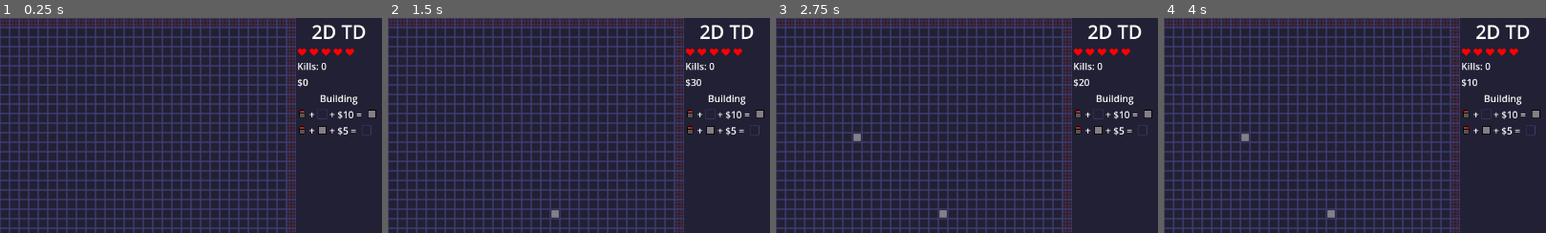
Above: before the commit, frames 1-4 (left to right).
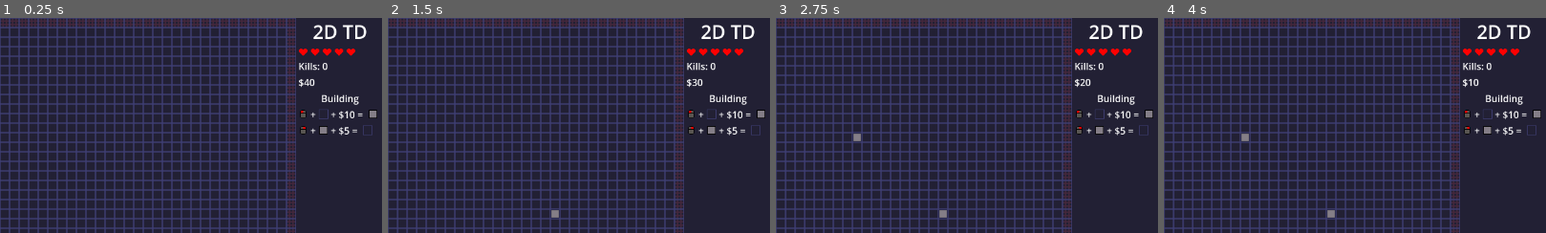
Above: after the commit, the same moments.

Repository: miatribe/2DTD
Game: Godot game, scene res://Scenes/Level.tscn
Two runs of this game, one before a commit and one after it. Both use one fixed random seed, a clock stepped at 60 frames per second and the inputs below.
Inputs (mouse positions are % of the whole screen's width and height, from its top left):
- Up to frame 1 (0.25 s): no input
- Up to frame 2 (1.5 s): tap Enter at 0.5 s; move the mouse to (72, 45) at 0.52 s; press the mouse at (72, 45) at 0.53 s; tap Space at 1.25 s; move the mouse to (30, 55) at 1.27 s; release the mouse at (30, 55) at 1.28 s; right-click (30, 55) at 1.35 s
- Up to frame 3 (2.75 s): tap Enter at 2 s; move the mouse to (60, 28) at 2.02 s; press the mouse at (60, 28) at 2.03 s
- Up to frame 4 (4 s): move the mouse to (45, 70) at 2.77 s; release the mouse at (45, 70) at 2.78 s; right-click (45, 70) at 2.85 s; tap Space at 3.5 s; move the mouse to (80, 65) at 3.52 s; press the mouse at (80, 65) at 3.53 s
The pictures show only the part of the screen within x 50-100%, y 0-50%; the shares and areas given below are measured in that part.

The runs differ from the first frame. In frame 1, 1.7% of the frame differs, in the area x 78-99%, y 3-55%; in frame 2, 1.7%; in frame 3, 1.7%; in frame 4, 1.7%.

Commit message:
Gameover
Game can now be lost (and restarted)

Diff:
--- a/Scenes/Level.tscn
+++ b/Scenes/Level.tscn
@@ -37,6 +37,189 @@
 tile_map_data = PackedByteArray("AAAAAAAAAAADAAAAAAAAAAEAAAADAAAAAAAAAAIAAAADAAAAAAAAAAMAAAADAAAAAAAAAAQAAAADAAAAAAAAAA …(57520 unchanged characters)…
 tile_set = SubResource("TileSet_2yc0g")
 
+[node name="UI" type="Node2D" parent="."]
+z_index = 5
+texture_filter = 1
+script = ExtResource("6_drfic")
+
+[node name="Sidebar" type="VBoxContainer" parent="UI"]
+offset_left = 1140.0
+offset_right = 1280.0
+offset_bottom = 200.0
+size_flags_horizontal = 8
+size_flags_vertical = 0
+
+[node name="Title" type="Label" parent="UI/Sidebar"]
+texture_filter = 1
+layout_mode = 2
+theme_override_font_sizes/font_size = 32
+text = "2D TD"
+horizontal_alignment = 1
+
+[node name="Lives" type="HBoxContainer" parent="UI/Sidebar"]
+texture_filter = 1
+custom_minimum_size = Vector2(0, 16)
+layout_mode = 2
+
+[node name="H1" type="TextureRect" parent="UI/Sidebar/Lives"]
+texture_filter = 1
+layout_mode = 2
+texture = ExtResource("7_l1e7k")
+stretch_mode = 3
+flip_h = true
+
+[node name="H2" type="TextureRect" parent="UI/Sidebar/Lives"]
+layout_mode = 2
+texture = ExtResource("7_l1e7k")
+stretch_mode = 3
+flip_h = true
+
+[node name="H3" type="TextureRect" parent="UI/Sidebar/Lives"]
+layout_mode = 2
+texture = ExtResource("7_l1e7k")
+stretch_mode = 3
+flip_h = true
+
+[node name="H4" type="TextureRect" parent="UI/Sidebar/Lives"]
+layout_mode = 2
+texture = ExtResource("7_l1e7k")
+stretch_mode = 3
+flip_h = true
+
+[node name="H5" type="TextureRect" parent="UI/Sidebar/Lives"]
+layout_mode = 2
+texture = ExtResource("7_l1e7k")
+stretch_mode = 3
+flip_h = true
+
+[node name="Kills" type="Label" parent="UI/Sidebar"]
+texture_filter = 1
+layout_mode = 2
+theme_override_font_sizes/font_size = 16
+text = "Kills: 0
+"
+
+[node name="Money" type="Label" parent="UI/Sidebar"]
+texture_filter = 1
+layout_mode = 2
+theme_override_font_sizes/font_size = 16
+text = "$0
+"
+
+[node name="Building" type="Label" parent="UI/Sidebar"]
+texture_filter = 1
+layout_mode = 2
+theme_override_font_sizes/font_size = 16
+text = "Building
+"
+horizontal_alignment = 1
+
+[node name="AddTower" type="HBoxContainer" parent="UI/Sidebar"]
+layout_mode = 2
+
+[node name="TextureRect" type="TextureRect" parent="UI/Sidebar/AddTower"]
+layout_mode = 2
+texture = ExtResource("7_2686v")
+stretch_mode = 3
+
+[node name="Label" type="Label" parent="UI/Sidebar/AddTower"]
+layout_mode = 2
+text = "+"
+
+[node name="TextureRect3" type="TextureRect" parent="UI/Sidebar/AddTower"]
+clip_contents = true
+custom_minimum_size = Vector2(16, 16)
+layout_mode = 2
+texture = ExtResource("8_iqdoq")
+stretch_mode = 3
+
+[node name="Label2" type="Label" parent="UI/Sidebar/AddTower"]
+layout_mode = 2
+text = "+ $10 = "
+
+[node name="TextureRect2" type="TextureRect" parent="UI/Sidebar/AddTower"]
+layout_mode = 2
+texture = ExtResource("9_i5fta")
+stretch_mode = 3
+
+[node name="RemoveTower" type="HBoxContainer" parent="UI/Sidebar"]
+layout_mode = 2
+
+[node name="TextureRect" type="TextureRect" parent="UI/Sidebar/RemoveTower"]
+layout_mode = 2
+texture = ExtResource("7_2686v")
+stretch_mode = 3
+flip_h = true
+
+[node name="Label" type="Label" parent="UI/Sidebar/RemoveTower"]
+layout_mode = 2
+text = "+"
+
+[node name="TextureRect2" type="TextureRect" parent="UI/Sidebar/RemoveTower"]
+layout_mode = 2
+texture = ExtResource("9_i5fta")
+stretch_mode = 3
+
+[node name="Label2" type="Label" parent="UI/Sidebar/RemoveTower"]
+layout_mode = 2
+text = "+ $5 = "
+
+[node name="TextureRect3" type="TextureRect" parent="UI/Sidebar/RemoveTower"]
+clip_contents = true
+custom_minimum_size = Vector2(16, 16)
+layout_mode = 2
+texture = ExtResource("8_iqdoq")
+stretch_mode = 3
+
+[node name="Upgrade" type="Label" parent="UI/Sidebar"]
+visible = false
+texture_filter = 1
+layout_mode = 2
+theme_override_font_sizes/font_size = 16
+text = "Upgrade
+"
+horizontal_alignment = 1
+
+[node name="Gameover" type="ColorRect" parent="UI"]
+process_mode = 2
+visible = false
+anchors_preset = 15
+anchor_right = 1.0
+anchor_bottom = 1.0
+offset_right = 1280.0
+offset_bottom = 720.0
+grow_horizontal = 2
+grow_vertical = 2
+color = Color(0.0784314, 0.0784314, 0.0784314, 0.741176)
+
+[node name="VBoxContainer" type="VBoxContainer" parent="UI/Gameover"]
+layout_mode = 1
+anchors_preset = 8
+anchor_left = 0.5
+anchor_top = 0.5
+anchor_right = 0.5
+anchor_bottom = 0.5
+offset_left = -43.0
+offset_top = -29.0
+offset_right = 44.0
+offset_bottom = 29.0
+grow_horizontal = 2
+grow_vertical = 2
+
+[node name="Label" type="Label" parent="UI/Gameover/VBoxContainer"]
+layout_mode = 2
+theme_override_font_sizes/font_size = 31
+text = "Game Over
+"
+
+[node name="Button" type="Button" parent="UI/Gameover/VBoxContainer"]
+layout_mode = 2
+text = "Restart"
+
+[node name="Player" type="Node" parent="." node_paths=PackedStringArray("td")]
+script = ExtResource("10_0dwem")
+td = NodePath("../TowerDefence")
+
 [node name="TowerDefence" type="Node" parent="." node_paths=PackedStringArray("tile_map")]
 script = ExtResource("2_271s4")
 tile_map = NodePath("../TileMap")
@@ -57,155 +240,5 @@
 [node name="TargetPos" type="Marker2D" parent="TowerDefence"]
 position = Vector2(1112, 696)
 
-[node name="UI" type="Node2D" parent="."]
-texture_filter = 1
-position = Vector2(1136, 0)
-script = ExtResource("6_drfic")
-
-[node name="MarginContainer" type="MarginContainer" parent="UI"]
-offset_right = 144.0
-offset_bottom = 72.0
-
-[node name="VBoxContainer" type="VBoxContainer" parent="UI"]
-offset_left = 2.0
-offset_right = 142.0
-offset_bottom = 72.0
-size_flags_horizontal = 4
-size_flags_vertical = 0
-
-[node name="Title" type="Label" parent="UI/VBoxContainer"]
-texture_filter = 1
-layout_mode = 2
-theme_override_font_sizes/font_size = 32
-text = "2D TD"
-horizontal_alignment = 1
-
-[node name="Lives" type="HBoxContainer" parent="UI/VBoxContainer"]
-texture_filter = 1
-custom_minimum_size = Vector2(0, 16)
-layout_mode = 2
-
-[node name="H1" type="TextureRect" parent="UI/VBoxContainer/Lives"]
-texture_filter = 1
-layout_mode = 2
-texture = ExtResource("7_l1e7k")
-stretch_mode = 3
-flip_h = true
-
-[node name="H2" type="TextureRect" parent="UI/VBoxContainer/Lives"]
-layout_mode = 2
-texture = ExtResource("7_l1e7k")
-stretch_mode = 3
-flip_h = true
-
-[node name="H3" type="TextureRect" parent="UI/VBoxContainer/Lives"]
-layout_mode = 2
-texture = ExtResource("7_l1e7k")
-stretch_mode = 3
-flip_h = true
-
-[node name="H4" type="TextureRect" parent="UI/VBoxContainer/Lives"]
-layout_mode = 2
-texture = ExtResource("7_l1e7k")
-stretch_mode = 3
-flip_h = true
-
-[node name="H5" type="TextureRect" parent="UI/VBoxContainer/Lives"]
-layout_mode = 2
-texture = ExtResource("7_l1e7k")
-stretch_mode = 3
-flip_h = true
-
-[node name="Kills" type="Label" parent="UI/VBoxContainer"]
-texture_filter = 1
-layout_mode = 2
-theme_override_font_sizes/font_size = 16
-text = "Kills: 0
-"
-
-[node name="Money" type="Label" parent="UI/VBoxContainer"]
-texture_filter = 1
-layout_mode = 2
-theme_override_font_sizes/font_size = 16
-text = "$0
-"
-
-[node name="Building" type="Label" parent="UI/VBoxContainer"]
-texture_filter = 1
-layout_mode = 2
-theme_override_font_sizes/font_size = 16
-text = "Building
-"
-horizontal_alignment = 1
-
-[node name="AddTower" type="HBoxContainer" parent="UI/VBoxContainer"]
-layout_mode = 2
-
-[node name="TextureRect" type="TextureRect" parent="UI/VBoxContainer/AddTower"]
-layout_mode = 2
-texture = ExtResource("7_2686v")
-stretch_mode = 3
-
-[node name="Label" type="Label" parent="UI/VBoxContainer/AddTower"]
-layout_mode = 2
-text = "+"
-
-[node name="TextureRect3" type="TextureRect" parent="UI/VBoxContainer/AddTower"]
-clip_contents = true
-custom_minimum_size = Vector2(16, 16)
-layout_mode = 2
-texture = ExtResource("8_iqdoq")
-stretch_mode = 3
-
-[node name="Label2" type="Label" parent="UI/VBoxContainer/AddTower"]
-layout_mode = 2
-text = "+ $10 = "
-
-[node name="TextureRect2" type="TextureRect" parent="UI/VBoxContainer/AddTower"]
-layout_mode = 2
-texture = ExtResource("9_i5fta")
-stretch_mode = 3
-
-[node name="RemoveTower" type="HBoxContainer" parent="UI/VBoxContainer"]
-layout_mode = 2
-
-[node name="TextureRect" type="TextureRect" parent="UI/VBoxContainer/RemoveTower"]
-layout_mode = 2
-texture = ExtResource("7_2686v")
-stretch_mode = 3
-flip_h = true
-
-[node name="Label" type="Label" parent="UI/VBoxContainer/RemoveTower"]
-layout_mode = 2
-text = "+"
-
-[node name="TextureRect2" type="TextureRect" parent="UI/VBoxContainer/RemoveTower"]
-layout_mode = 2
-texture = ExtResource("9_i5fta")
-stretch_mode = 3
-
-[node name="Label2" type="Label" parent="UI/VBoxContainer/RemoveTower"]
-layout_mode = 2
-text = "+ $5 = "
-
-[node name="TextureRect3" type="TextureRect" parent="UI/VBoxContainer/RemoveTower"]
-clip_contents = true
-custom_minimum_size = Vector2(16, 16)
-layout_mode = 2
-texture = ExtResource("8_iqdoq")
-stretch_mode = 3
-
-[node name="Upgrade" type="Label" parent="UI/VBoxContainer"]
-visible = false
-texture_filter = 1
-layout_mode = 2
-theme_override_font_sizes/font_size = 16
-text = "Upgrade
-"
-horizontal_alignment = 1
-
-[node name="Player" type="Node" parent="." node_paths=PackedStringArray("td")]
-script = ExtResource("10_0dwem")
-td = NodePath("../TowerDefence")
-
+[connection signal="pressed" from="UI/Gameover/VBoxContainer/Button" to="UI" method="restart_game"]
 [connection signal="timeout" from="TowerDefence/CreeperSpawner" to="TowerDefence/CreeperSpawner" method="_on_spawn_timer_timeout"]
--- a/Scripts/EventBus.gd
+++ b/Scripts/EventBus.gd
@@ -4,3 +4,5 @@
 signal CreepDied(int)
 @warning_ignore("unused_signal")
 signal TargetReached()
+@warning_ignore("unused_signal")
+signal GameOver()
--- a/Scripts/Player.gd
+++ b/Scripts/Player.gd
@@ -13,14 +13,26 @@
 	set(lives_in):
 		lives = lives_in
 		ui.update_lives(lives)
+		if lives <= 0:
+			gameOver = true
+			get_tree().paused = true
+			EventBus.GameOver.emit()
+var gameOver:bool = false
+
 @onready var ui: Node2D = $"../UI"
 
 
 func _ready() -> void:
 	EventBus.CreepDied.connect(creep_died)
 	EventBus.TargetReached.connect(player_damaged)
+	ui.update_gold(gold)
+	ui.update_kills(kills)
+	ui.update_lives(lives)
+
 
 func _input(event: InputEvent) -> void:
+	if gameOver:
+		return
 	if event.is_action_pressed("click") && gold >= td.tower_cost:
 		if td.block_cell(td.tile_map.get_global_mouse_position()):
 			gold-= td.tower_cost
--- a/Scripts/UI.gd
+++ b/Scripts/UI.gd
@@ -1,8 +1,13 @@
 extends Node2D
 
-@onready var kills: Label = $VBoxContainer/Kills
-@onready var money: Label = $VBoxContainer/Money
-@onready var livesBox: HBoxContainer = $VBoxContainer/Lives
+@onready var kills: Label = $Sidebar/Kills
+@onready var money: Label = $Sidebar/Money
+@onready var livesBox: HBoxContainer = $Sidebar/Lives
+@onready var gameover: ColorRect = $Gameover
+
+
+func _ready() -> void:
+	EventBus.GameOver.connect(show_game_over)
 
 
 func update_kills(kill_count:int)-> void:
@@ -16,3 +21,12 @@
 func update_lives(lives:int) -> void:
 	for i in livesBox.get_child_count():
 		livesBox.get_child(i).visible = lives > i
+
+
+func show_game_over() ->void:
+	gameover.visible = true
+
+
+func restart_game() -> void:
+	get_tree().paused = false
+	get_tree().reload_current_scene()
